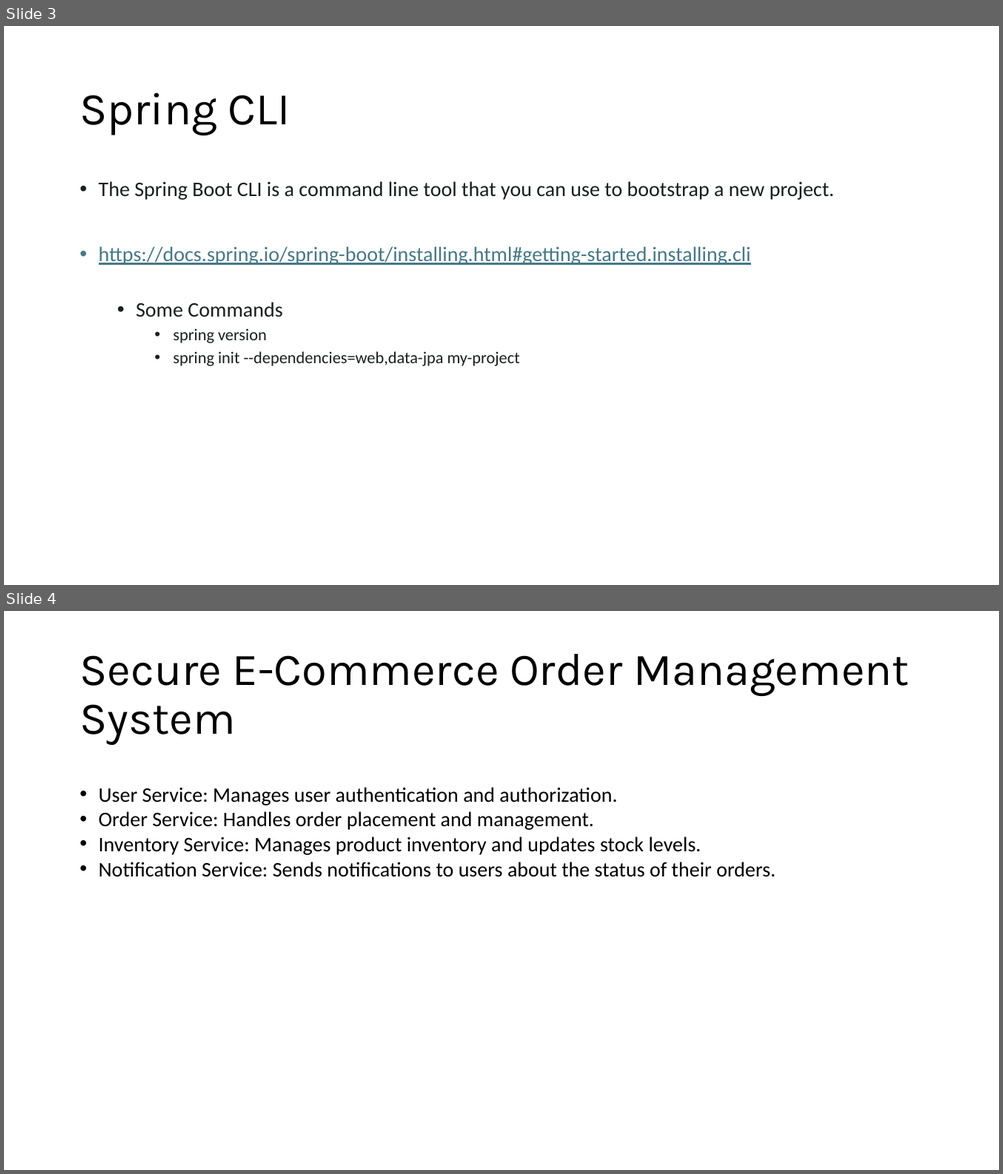
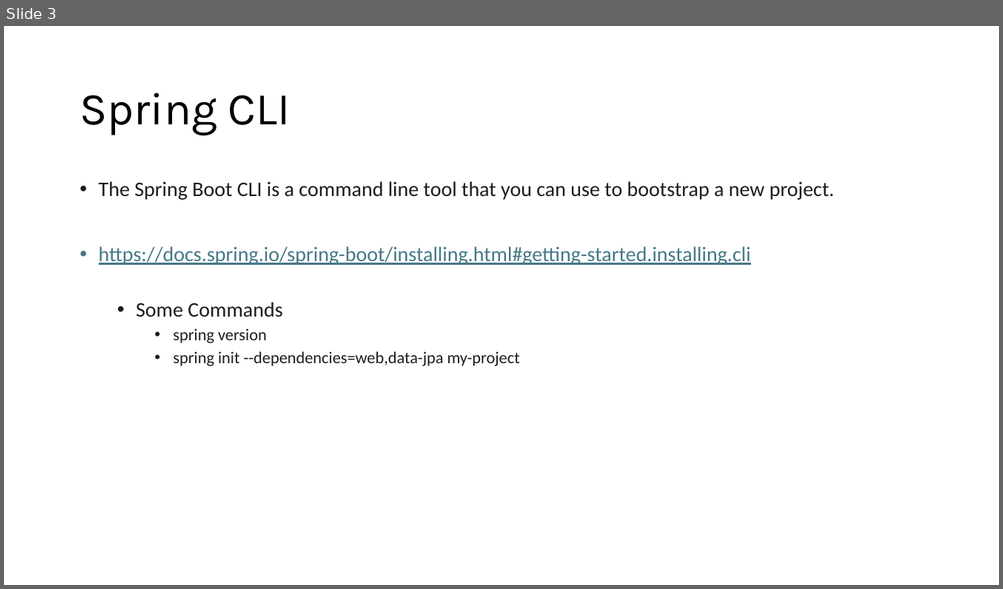
Before and after one commit to aprabhat/spring_boot_microservice, a slide deck: spring_boot.pptx. Shown one above the other, each under a label of ours: slides 3 and 4 before the commit, slide 3 after it. The pictures are 1003x1174 and 1003x589 pixels, drawn with LibreOffice and Linux fonts; fonts in the diff are those of the drawing. Boxes give left, top, right and bottom in pixels: in the first picture for what was removed or moved away, otherwise in the second. Text is boxed around its words. In the diff, an @@ line names an element or a change of style, - is before the commit and + after.

```diff
--- a/spring_boot.pptx
+++ b/spring_boot.pptx
@@ slide 4 removed at [4,611,999,1170], background #FFFFFF @@
@@ title removed at [79,654,909,745] @@
-Secure E-Commerce Order Management System
@@ text removed at [99,787,775,877] @@
-• User Service: Manages user authentication and authorization.
-• Order Service: Handles order placement and management.
-• Inventory Service: Manages product inventory and updates stock levels.
-• Notification Service: Sends notifications to users about the status of their orders.
```
Also in this commit, not shown: 1 slide changed, 4 slides added, 5 other files.
